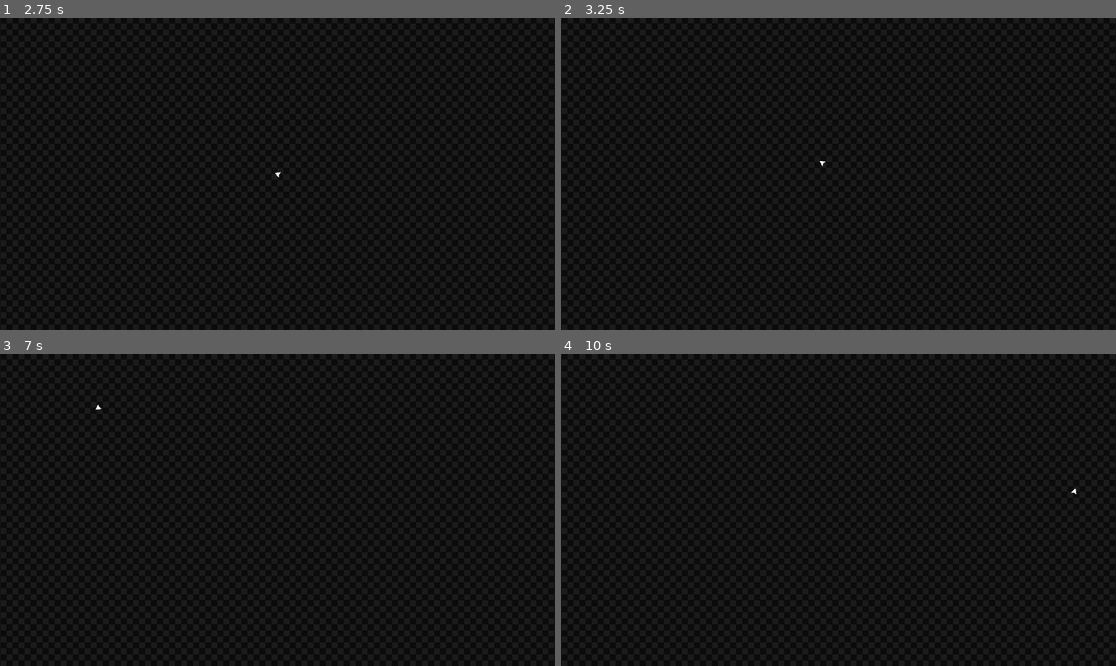
Above: before the commit, frames 1-4 (two rows, left to right).
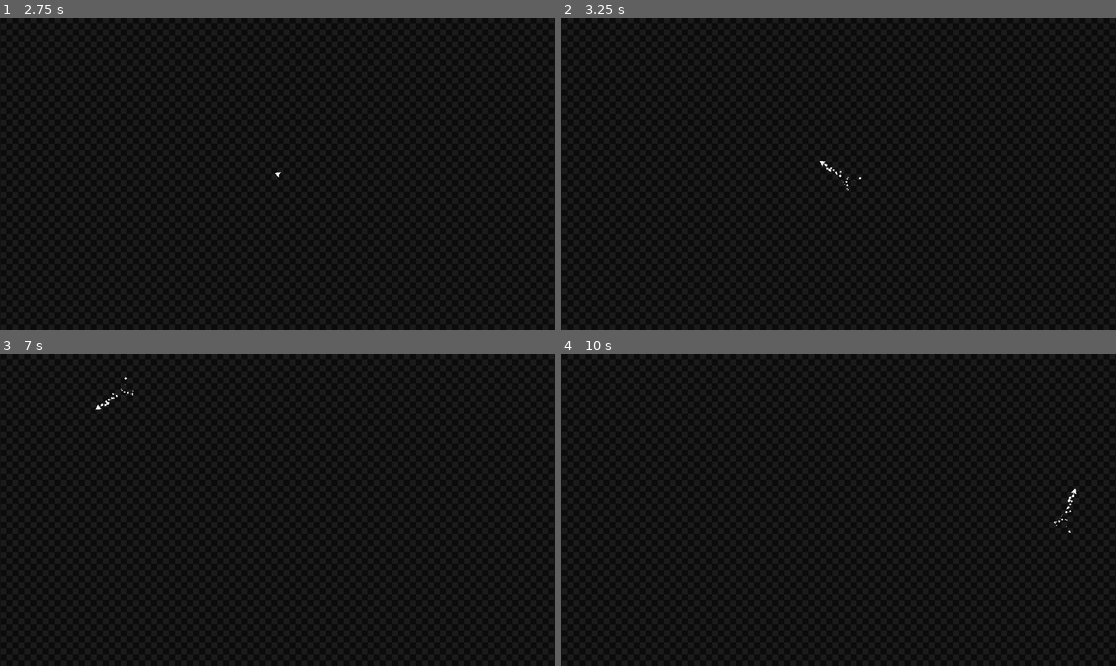
Above: after the commit, the same moments.

Repository: VI6IX/asteroidestroy
Game: Godot game, scene res://scenes/main.tscn
The game is run twice, just before and just after one commit, with the same random seed, the same clock (stepped at 60 frames per second) and the same inputs.
Inputs (mouse positions are in pixels of both pictures, inside the frame that each line leads up to):
- Up to frame 1 (2.75 s): tap Enter at 0.5, 2 s; move the mouse to (399, 158) at 0.52 s; press the mouse at (399, 158) at 0.53 s; hold D (pan_Right) 0.53-1.28 s; tap Space at 1.25 s; move the mouse to (166, 189) at 1.27 s; release the mouse at (166, 189) at 1.28 s; hold A (pan_Left) 1.28-2.03 s; click (166, 189) at 1.35 s; move the mouse to (333, 105) at 2.02 s; press the mouse at (333, 105) at 2.03 s; hold D (pan_Right) from 2.03 s (still down)
- Up to frame 2 (3.25 s): tap Space at 2.75 s; move the mouse to (810, 236) at 2.77 s; release D (pan_Right) at 2.78 s; release the mouse at (810, 236) at 2.78 s; hold W (thrust) from 2.78 s (still down); click (810, 236) at 2.85 s
- Up to frame 3 (7 s): move the mouse to (444, 556) at 3.52 s; release W (thrust) at 3.53 s; press the mouse at (444, 556) at 3.53 s; hold A (pan_Left) 3.53-5.78 s; tap Enter at 4.25 s; move the mouse to (111, 463) at 4.27 s; release the mouse at (111, 463) at 4.28 s; click (111, 463) at 4.35 s; tap Space at 5 s; move the mouse to (305, 510) at 5.02 s; press the mouse at (305, 510) at 5.03 s; move the mouse to (194, 432) at 5.77 s; release the mouse at (194, 432) at 5.78 s; hold D (pan_Right) 5.78-6.53 s; click (194, 432) at 5.85 s; move the mouse to (399, 494) at 6.52 s; press the mouse at (399, 494) at 6.53 s; hold W (thrust) from 6.53 s (still down)
- Up to frame 4 (10 s): move the mouse to (727, 525) at 7.27 s; release W (thrust) at 7.28 s; release the mouse at (727, 525) at 7.28 s; hold D (pan_Right) 7.28-8.03 s; click (727, 525) at 7.35 s; move the mouse to (894, 441) at 8.02 s; press the mouse at (894, 441) at 8.03 s; hold A (pan_Left) 8.03-9.53 s; move the mouse to (810, 572) at 8.77 s; release the mouse at (810, 572) at 8.78 s; click (810, 572) at 8.85 s; move the mouse to (1005, 556) at 9.52 s; press the mouse at (1005, 556) at 9.53 s; hold W (thrust) from 9.53 s (still down)

Frame 1 is identical in both runs. In frame 2, less than 0.1% of the frame differs, in the area x 47-55%, y 46-56%; in frame 3, less than 0.1%; in frame 4, less than 0.1%, in the area x 88-93%, y 44-58%.

Commit message:
feat: add thrust particles

Diff:
--- a/scenes/main.tscn
+++ b/scenes/main.tscn
@@ -14,6 +14,11 @@
 region_rect = Rect2(1, 1, 300000, 300000)
 
 [node name="Player" parent="." instance=ExtResource("2_0wfyh")]
+PAN_SPEED = 5.0
+ACCELERATION = Vector2(0, 0)
+THRUST_FORCE = 800.0
+MAX_SPEED = 800.0
+DECELERATION_RATE = 5.0
 
 [node name="Camera2D" type="Camera2D" parent="."]
 zoom = Vector2(0.5, 0.5)
--- a/scenes/particles/particle_thrust.tscn
+++ b/scenes/particles/particles_thrust.tscn
@@ -1,24 +1,26 @@
 [gd_scene load_steps=2 format=3 uid="uid://b0hbky5vy6dgi"]
 
 [sub_resource type="Curve" id="Curve_vowr8"]
-_data = [Vector2(0, 0.6), 0.0, 0.0, 0, 0, Vector2(0.3, 1), 0.0, 0.0, 0, 0, Vector2(0.7, 0.8), -1.131579, 0.0, 0, 0]
+_data = [Vector2(0, 0.8), 0.0, 0.0, 0, 0, Vector2(0.1, 1), 0.0, 0.0, 0, 0, Vector2(0.4, 0.8), -1.131579, 0.0, 0, 0]
 point_count = 3
 metadata/_snap_enabled = true
 
 [node name="particle_thrust" type="Node2D"]
 
 [node name="CPUParticles2D" type="CPUParticles2D" parent="."]
+unique_name_in_owner = true
 amount = 30
-lifetime = 0.25
-explosiveness = 1.0
+lifetime = 0.5
 randomness = 1.0
 lifetime_randomness = 0.2
 emission_shape = 3
 emission_rect_extents = Vector2(1, 1)
+particle_flag_align_y = true
 direction = Vector2(-1, 0)
 gravity = Vector2(20, 20)
 initial_velocity_max = 200.0
-linear_accel_max = 24.74
+damping_min = 27.385
+damping_max = 56.701
 scale_amount_min = 0.1
 scale_amount_max = 10.0
 scale_amount_curve = SubResource("Curve_vowr8")
--- a/scenes/player.tscn
+++ b/scenes/player.tscn
@@ -1,7 +1,8 @@
-[gd_scene load_steps=4 format=3 uid="uid://da4a51vt5oopy"]
+[gd_scene load_steps=5 format=3 uid="uid://da4a51vt5oopy"]
 
 [ext_resource type="Script" uid="uid://dthepradiqjj3" path="res://scripts/PlayerInput.gd" id="1_g2els"]
 [ext_resource type="Script" uid="uid://bx2dh0nai4gbg" path="res://scripts/wrap_component.gd" id="2_g2els"]
+[ext_resource type="PackedScene" uid="uid://b0hbky5vy6dgi" path="res://scenes/particles/particles_thrust.tscn" id="3_qhqgy"]
 
 [sub_resource type="CircleShape2D" id="CircleShape2D_rnjyy"]
 radius = 11.045361
@@ -26,3 +27,7 @@
 [node name="WrapComponent" type="Node2D" parent="." node_paths=PackedStringArray("COMPONENT_PARENT")]
 script = ExtResource("2_g2els")
 COMPONENT_PARENT = NodePath("..")
+
+[node name="particles_thrust" parent="." instance=ExtResource("3_qhqgy")]
+unique_name_in_owner = true
+position = Vector2(-8, 0)
--- a/scripts/PlayerInput.gd
+++ b/scripts/PlayerInput.gd
@@ -1,5 +1,7 @@
 extends CharacterBody2D
 @export var Raycast : RayCast2D;
+@onready var particles_thrust : Node2D = %particles_thrust.get_child(0);
+
 @export var PAN_SPEED : float = 5;
 @export var ACCELERATION : Vector2;
 @export var THRUST_FORCE : float = 800;
@@ -25,19 +27,18 @@
 	if Input.is_action_pressed("thrust"):
 		ACCELERATION = transform.x * THRUST_FORCE * delta;
 		velocity += ACCELERATION;
+		particles_thrust.set_emitting(true);
 		if velocity.length() >= MAX_SPEED:
 			velocity = velocity.limit_length(MAX_SPEED);
 
 func decelerate():
 	if !Input.is_action_pressed("thrust"):
 		velocity = velocity.move_toward(Vector2.ZERO, DECELERATION_RATE);
+		particles_thrust.set_emitting(false);
 
 func shoot() -> void:
 	if Input.is_action_pressed("shoot"):
 		print("shoot input pressed")
-
-func _ready() -> void:
-	pass
 
 func _process(delta: float) -> void:
 	pan(delta);
